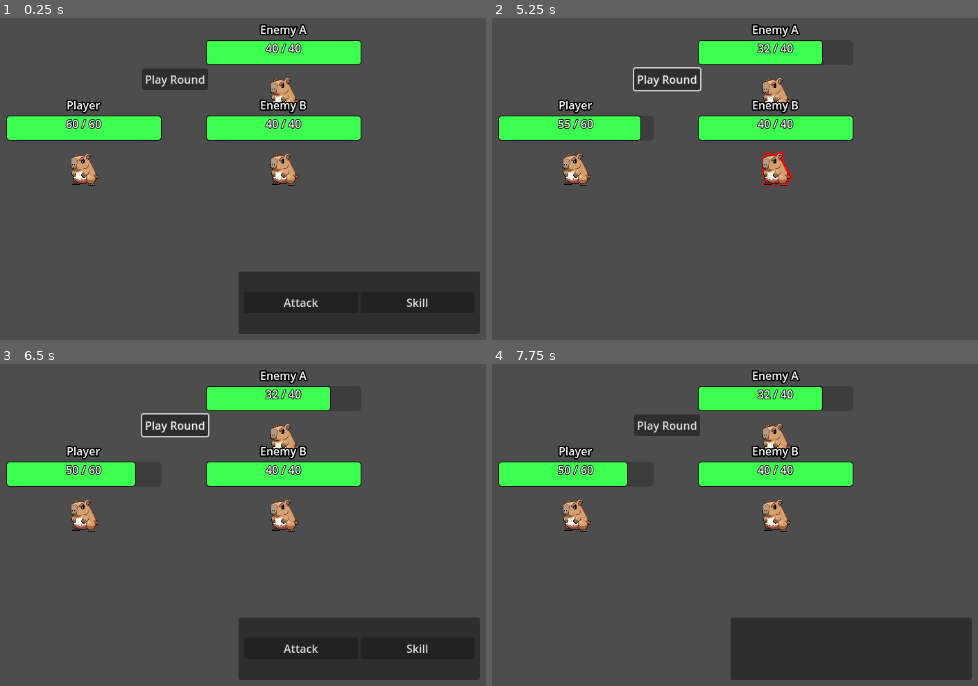
Above: before the commit, frames 1-4 (two rows, left to right).
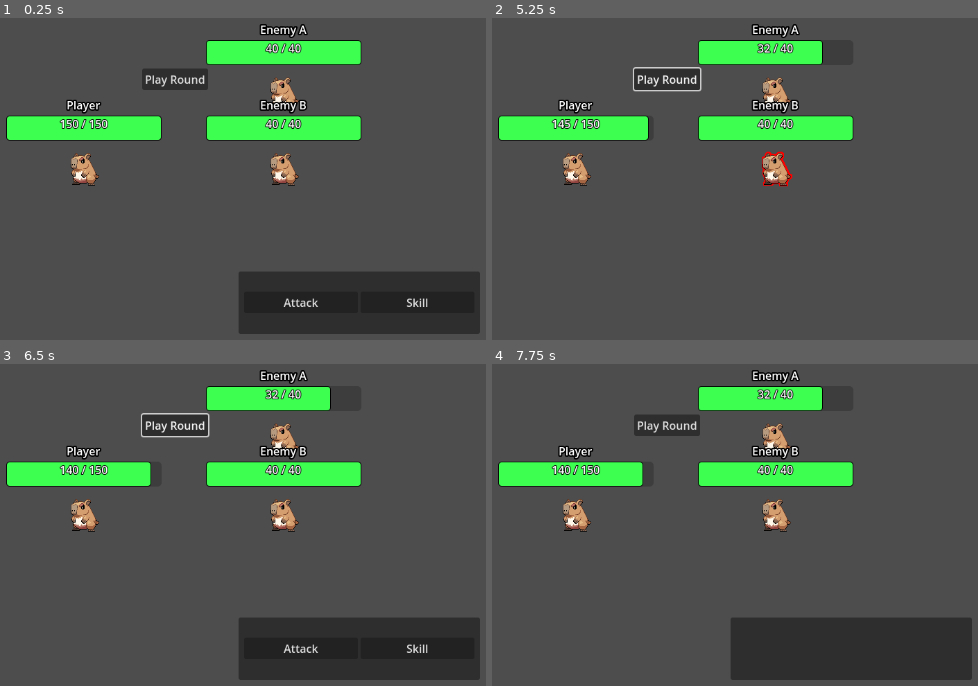
Above: after the commit, the same moments.

Repository: a-magno/godot-turn-based-framework
Game: Godot game, scene res://battle_scene.tscn
Two runs of this game, one before a commit and one after it. Both use one fixed random seed, a clock stepped at 60 frames per second and the inputs below.
Inputs (mouse positions are in pixels of both pictures, inside the frame that each line leads up to):
- Up to frame 1 (0.25 s): no input
- Up to frame 2 (5.25 s): click "Play Round" at 0.5 s; click "Play Round" at 1.25 s; click "Attack" at 2 s; click "Play Round" at 2.75 s; tap Enter at 3.5, 5 s; move the mouse to (574, 169) at 3.52 s; click (574, 169) at 3.67 s; tap Space at 4.25 s; move the mouse to (773, 92) at 4.27 s; click (773, 92) at 4.42 s; move the mouse to (773, 169) at 5.02 s; click (773, 169) at 5.17 s
- Up to frame 3 (6.5 s): tap Space at 5.75 s; move the mouse to (315, 663) at 5.77 s; click (315, 663) at 5.92 s
- Up to frame 4 (7.75 s): click "Skill" at 6.5 s; click "Bash" at 7.25 s

The runs differ from the first frame. In frame 1, 0.1% of the frame differs, in the area x 12-23%, y 31-35%; in frame 2, 0.3%; in frame 3, 0.4%, in the area x 12-32%, y 30-39%; in frame 4, 0.4%.

Commit message:
timing test on status effects gone bad

Diff:
--- a/stats/resources/player.tres
+++ b/stats/resources/player.tres
@@ -9,7 +9,7 @@
 script = ExtResource("1_ott3w")
 id = &"player"
 is_player = true
-max_health = 60
+max_health = 150
 attack = 10
 speed = 5
 skills = Array[ExtResource("2_1pjfg")]([ExtResource("3_1pjfg"), ExtResource("4_nn4lg")])
--- a/status-effects-skills/classes/status.gd
+++ b/status-effects-skills/classes/status.gd
@@ -2,7 +2,7 @@
 class_name Status
 
 signal status_applied( status : Status )
-signal status_changed
+signal status_changed( status : Status )
 
 enum Type {TURN_START, TURN_END, ROUND_START, ROUND_END, EVENT}
 enum Stack {NONE, INTENSITY, DURATION}
@@ -30,9 +30,9 @@
 
 func set_stacks( value : int )->void:
 	stacks = value
-	status_changed.emit()
+	status_changed.emit( self )
 
 func set_duration( value : int )->void:
 	duration = value
-	print_debug("%s duration changed to %d" % [id, value])
-	status_changed.emit()
+	#print_debug("%s duration changed to %d" % [id, value])
+	status_changed.emit( self )
--- a/status-effects-skills/classes/status_handler.gd
+++ b/status-effects-skills/classes/status_handler.gd
@@ -34,6 +34,8 @@
 	var is_stackable : bool = status.stack_type != Status.Stack.NONE
 	if not _has_status( status.id ):
 		var new_status = status
+		new_status.status_applied.connect(_on_status_applied)
+		new_status.status_changed.connect(_on_status_changed)
 		new_status.initialize( target )
 		status_stack.merge( { new_status.id : new_status } )
 		new_status_added.emit( status )
@@ -55,3 +57,13 @@
 
 func _get_all_status()->Array:
 	return status_stack.values()
+
+func _on_status_applied(status: Status) -> void:
+	if status.can_expire:
+		status.duration -= 1
+
+func _on_status_changed( status : Status )->void:
+	if status.can_expire() and status.duration <= 0:
+		status_stack.erase( status.id )
+	if status.stack_type == Status.Stack.INTENSITY and status.stacks == 0:
+		status_stack.erase( status.id )
--- a/status-effects-skills/skills/Stab.tres
+++ b/status-effects-skills/skills/Stab.tres
@@ -30,6 +30,6 @@
 status = ExtResource("2_xkyjc")
 id = &"stab"
 cost = 0
-target = 2
+target = 1
 icon = SubResource("AtlasTexture_l51nc")
 tooltip = ""
--- a/status-effects-skills/status/Bleeding.tres
+++ b/status-effects-skills/status/Bleeding.tres
@@ -13,7 +13,6 @@
 
 func apply(target : Node)->void:
 	if not target is Combatant: return
-	duration -= 1
 	target.health -= target.max_health * bleed_percent
 "
 
--- a/ui/status_ui.gd
+++ b/ui/status_ui.gd
@@ -23,9 +23,9 @@
 	if not status.status_changed.is_connected(_on_status_changed):
 		status.status_changed.connect(_on_status_changed)
 
-	_on_status_changed()
+	_on_status_changed( status )
 
-func _on_status_changed() -> void:
+func _on_status_changed( status : Status ) -> void:
 	if not status:
 		return
 
Not shown: 1 places in battle_scene.tscn that only renumber resources
Not shown: 1 places in stats/resources/player.tres that only renumber resources
